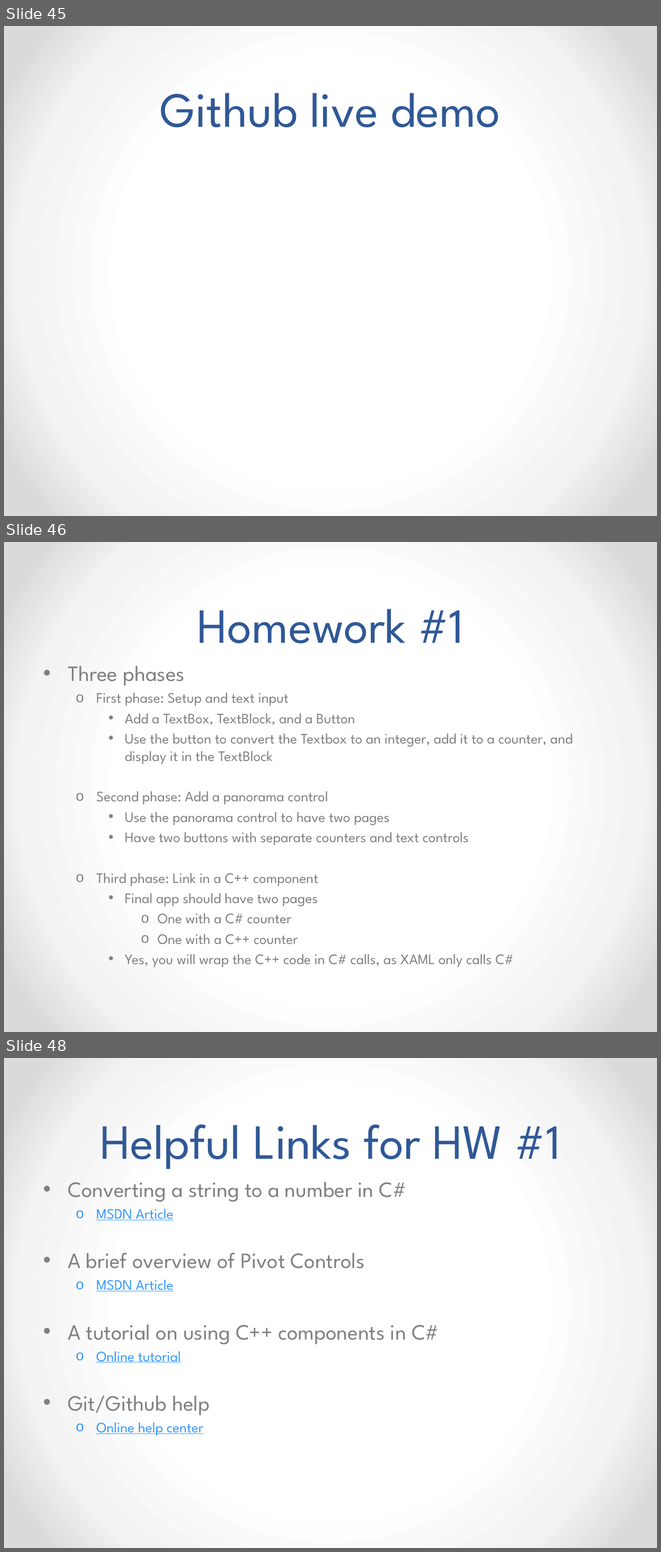
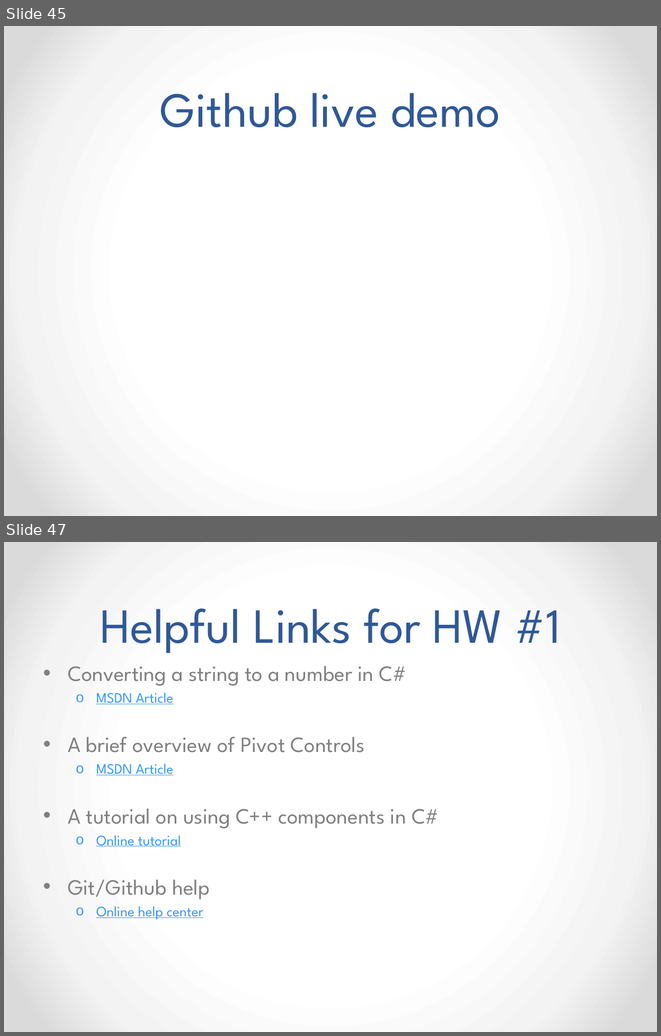
Before and after one commit to EE590-Winter2015/Materials, a slide deck: Week 1/Week 1.pptx. Shown one above the other, each under a label of ours: slides 45, 46 and 48 before the commit, slides 45 and 47 after it; the slides between them are not shown. The pictures are 661x1552 and 661x1036 pixels, drawn with LibreOffice and Linux fonts; fonts in the diff are those of the drawing. Boxes give left, top, right and bottom in pixels: in the first picture for what was removed or moved away, otherwise in the second. Text is boxed around its words. In the diff, an @@ line names an element or a change of style, - is before the commit and + after.

```diff
--- a/Week 1/Week 1.pptx
+++ b/Week 1/Week 1.pptx
@@ slide 46 removed at (x1=4, y1=542, x2=657, y2=1032), background gradient #FFFFFF to #F4F4F4 to #DADADA @@
@@ title removed at (x1=197, y1=609, x2=464, y2=643) @@
-Homework #1
@@ text removed at (x1=68, y1=666, x2=573, y2=967) @@
-• Three phases
-  o First phase: Setup and text input
-    • Add a TextBox, TextBlock, and a Button
-    • Use the button to convert the Textbox to an integer, add it to a counter, and display it in the TextBlock
-  o Second phase: Add a panorama control
-    • Use the panorama control to have two pages
-    • Have two buttons with separate counters and text controls
-  o Third phase: Link in a C++ component
-    • Final app should have two pages
-      o One with a C# counter
-      o One with a C++ counter
-    • Yes, you will wrap the C++ code in C# calls, as XAML only calls C#
@@ what was slide 48 is now slide 47 @@
```
Also in this commit, not shown: 2 slides changed.
